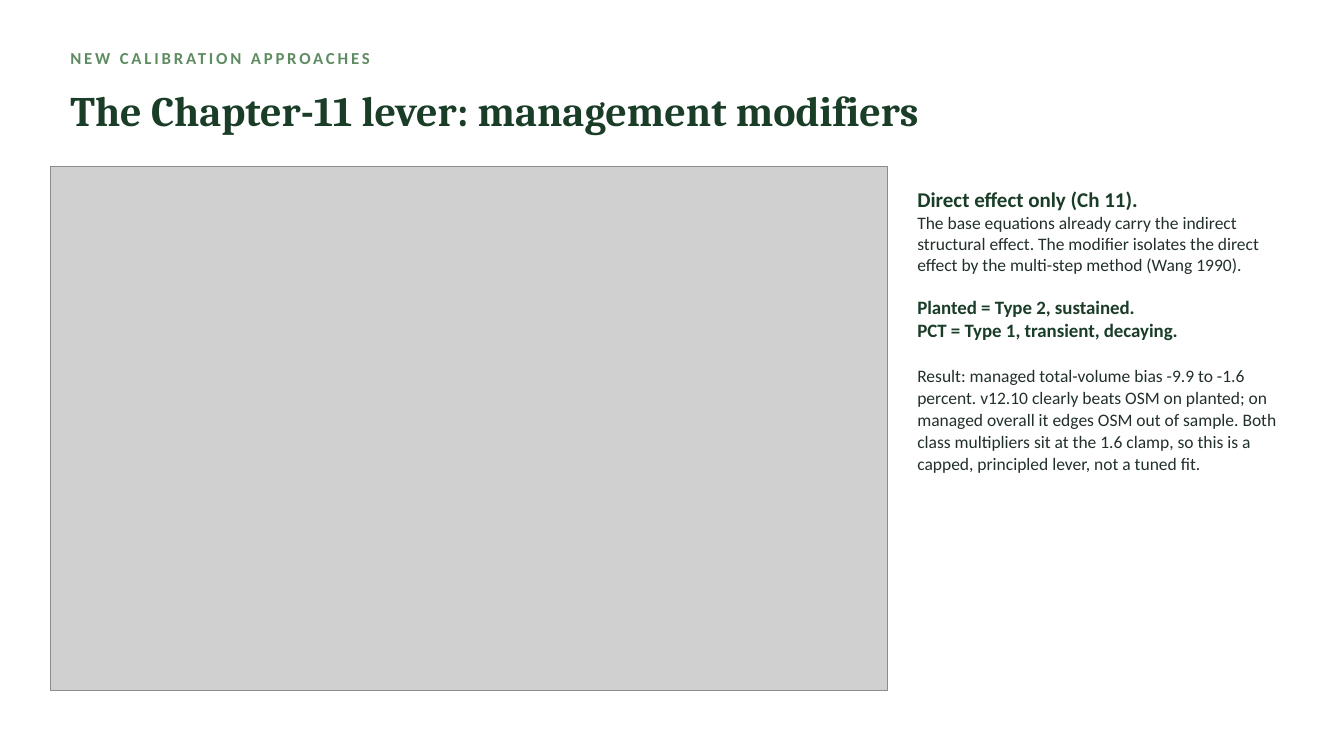
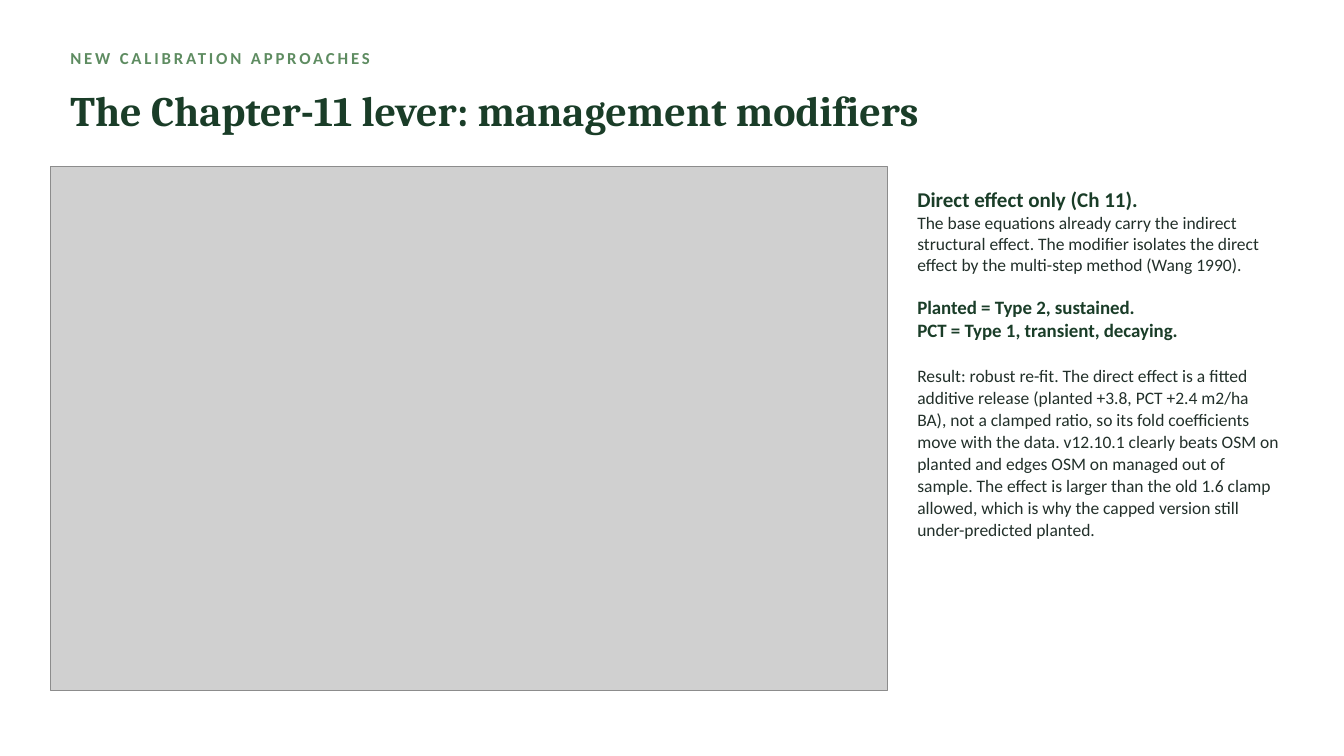
Before and after one commit to holoros/fvs-acd, a slide deck: slide 10 of FVS-ACD_Hennigar_Aug2026.pptx. Drawn at 1344x756 pixels with LibreOffice and Linux fonts; fonts in the diff are those of the drawing; grey boxes stand for pictures. Boxes give left, top, right and bottom in pixels: in the first picture for what was removed or moved away, otherwise in the second. Text is boxed around its words. In the diff, an @@ line names an element or a change of style, - is before the commit and + after.

Commit message:
v12.10.1: robust additive re-fit of management modifiers (resolves red-team 1.6 clamp)
Replace the clamped net-increment-ratio multiplier (planted/PCT pinned at 1.6) with a
robust additive direct-effect release (planted +3.8, PCT +2.4 m2/ha BA). Clamp-free, fold
coefficients move, holds out of sample (LOIO managed MAE 1.4, LOPO 1.5, split-half 5.6 vs
OSM 8.3); PCT now transfers across the province block, PCT BA residual closes. Plateau held
(self-thinning cap); gate-off byte-identical to v12.9.x; legacy reproduces v12.5.0.
Reconcile scorecard, redteam review, deck, brief, and both email drafts.

```diff
--- a/FVS-ACD_Hennigar_Aug2026.pptx
+++ b/FVS-ACD_Hennigar_Aug2026.pptx
@@ text at (917,191,1278,539): text changed @@
-Direct effect only (Ch 11).
-The base equations already carry the indirect structural effect. The modifier isolates the direct effect by the multi-step method (Wang 1990).
-Planted = Type 2, sustained.
-PCT = Type 1, transient, decaying.
-Result: managed total-volume bias -9.9 to -1.6 percent. v12.10 clearly beats OSM on planted; on managed overall it edges OSM out of sample. Both class multipliers sit at the 1.6 clamp, so this is a capped, principled lever, not a tuned fit.
+Direct effect only (Ch 11).
+The base equations already carry the indirect structural effect. The modifier isolates the direct effect by the multi-step method (Wang 1990).
+Planted = Type 2, sustained.
+PCT = Type 1, transient, decaying.
+Result: robust re-fit. The direct effect is a fitted additive release (planted +3.8, PCT +2.4 m2/ha BA), not a clamped ratio, so its fold coefficients move with the data. v12.10.1 clearly beats OSM on planted and edges OSM on managed out of sample. The effect is larger than the old 1.6 clamp allowed, which is why the capped version still under-predicted planted.
```
Also in this commit, not shown: 5 other slides changed, 22 other files.
